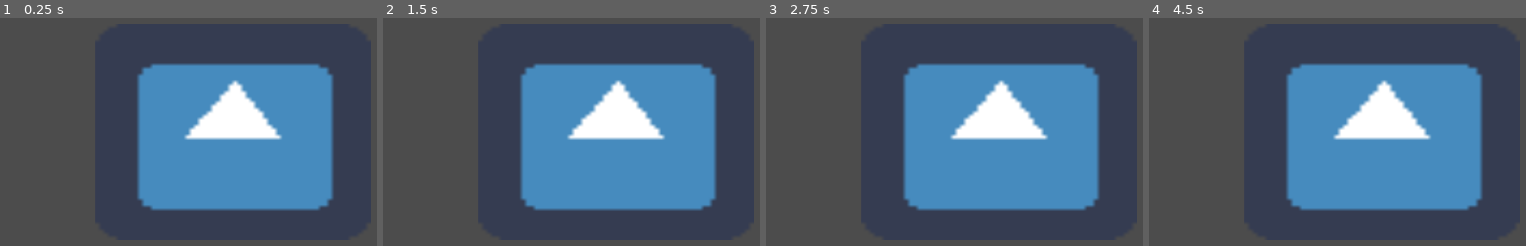
Above: before the commit, frames 1-4 (left to right).
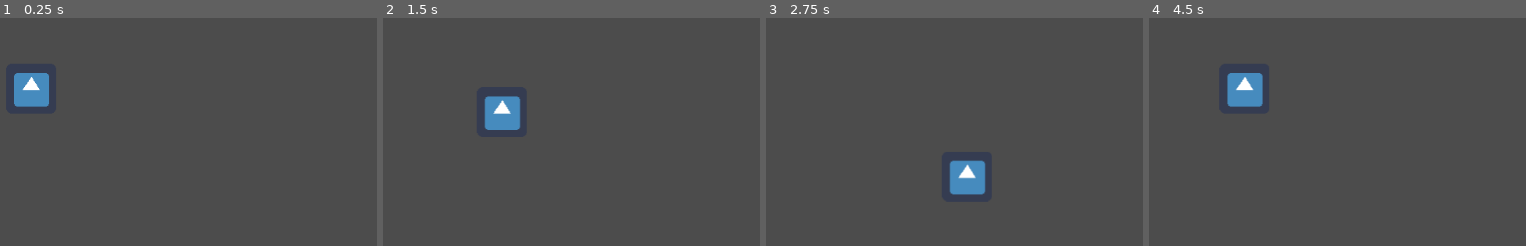
Above: after the commit, the same moments.

Repository: boxnet-media/boxnetjam
Game: Godot game, scene res://default.tscn
Same seed, same stepped clock (60 frames per second), same inputs: the game is played once before the commit and once after it. The engine's default icon, where the game draws it, is replaced by a stand-in: a white triangle on a blue panel in a dark square.
Inputs:
- Up to frame 1 (0.25 s): no input
- Up to frame 2 (1.5 s): tap Enter at 0.5 s; hold Right (ui_right) 0.53-1.28 s; hold Down (ui_down) from 1.28 s (still down)
- Up to frame 3 (2.75 s): release Down (ui_down) at 2.03 s; hold Right (ui_right) from 2.03 s (still down)
- Up to frame 4 (4.5 s): release Right (ui_right) at 2.78 s; hold Up (ui_up) 2.78-3.53 s; hold Left (ui_left) from 3.53 s (still down)

The runs differ from the first frame. In frame 1, 35% of the frame differs, in the area x 3-89%, y 19-85%; in frame 2, 35%; in frame 3, 32%; in frame 4, 35%, in the area x 20-89%, y 19-85%.

Commit message:
Input + Movement
Created Character Control Script

detects input of w,a,s,d and moves it in its respected direction with an exported speed variable for easy editing - using test kinematicbody2d to test script

Diff:
--- /dev/null
+++ b/Scripts/character_control.gd
@@ -0,0 +1,33 @@
+extends KinematicBody2D
+
+
+export var speed = 10
+
+var velocity = Vector2()
+
+func input():
+	# Detect Input
+	velocity = Vector2()
+
+	if Input.is_action_pressed("ui_left"):
+		velocity.x -= 1
+		#print("left")
+	if Input.is_action_pressed("ui_right"):
+		velocity.x += 1
+		#print("right")
+	if Input.is_action_pressed("ui_up"):
+		velocity.y -= 1
+		#print("up")
+	if Input.is_action_pressed("ui_down"):
+		velocity.y += 1
+		#print("down")
+
+	velocity = velocity.normalized() * speed
+
+
+func _physics_process(delta):
+
+	input()
+	move_and_collide(velocity * delta)
+
+	pass # Replace with function body.
--- a/default.tscn
+++ b/default.tscn
@@ -1,7 +1,10 @@
-[gd_scene load_steps=3 format=2]
+[gd_scene load_steps=4 format=2]
 
 [ext_resource path="res://icon.png" type="Texture" id=1]
-[ext_resource path="res://Scripts/Test/alex.gd" type="Script" id=2]
+[ext_resource path="res://Scripts/character_control.gd" type="Script" id=2]
+
+[sub_resource type="RectangleShape2D" id=1]
+extents = Vector2( 31.8966, 31.616 )
 
 [node name="Control" type="Control"]
 anchor_right = 1.0
@@ -14,8 +17,14 @@
 "_edit_use_anchors_": false
 }
 
-[node name="icon" type="Sprite" parent="."]
-position = Vector2( 508.5, 305.5 )
-scale = Vector2( 5.51563, 4.32813 )
+[node name="Test" type="KinematicBody2D" parent="."]
+position = Vector2( 250, 250 )
+script = ExtResource( 2 )
+speed = 150
+
+[node name="Sprite" type="Sprite" parent="Test"]
 texture = ExtResource( 1 )
-script = ExtResource( 2 )
+
+[node name="CollisionShape2D" type="CollisionShape2D" parent="Test"]
+position = Vector2( -0.166718, -0.425034 )
+shape = SubResource( 1 )
--- a/project.godot
+++ b/project.godot
@@ -14,6 +14,37 @@
 run/main_scene="res://default.tscn"
 config/icon="res://icon.png"
 
+[input]
+
+ui_left={
+"deadzone": 0.5,
+"events": [ Object(InputEventKey,"resource_local_to_scene":false,"resource_name":"","device":0,"alt":false,"shift":false,"control":false,"meta":false,"command":false,"pressed":false,"scancode":16777231,"physical_scancode":0,"unicode":0,"echo":false,"script":null)
+, Object(InputEventJoypadButton,"resource_local_to_scene":false,"resource_name":"","device":0,"button_index":14,"pressure":0.0,"pressed":false,"script":null)
+, Object(InputEventKey,"resource_local_to_scene":false,"resource_name":"","device":0,"alt":false,"shift":false,"control":false,"meta":false,"command":false,"pressed":false,"scancode":65,"physical_scancode":0,"unicode":0,"echo":false,"script":null)
+ ]
+}
+ui_right={
+"deadzone": 0.5,
+"events": [ Object(InputEventKey,"resource_local_to_scene":false,"resource_name":"","device":0,"alt":false,"shift":false,"control":false,"meta":false,"command":false,"pressed":false,"scancode":16777233,"physical_scancode":0,"unicode":0,"echo":false,"script":null)
+, Object(InputEventJoypadButton,"resource_local_to_scene":false,"resource_name":"","device":0,"button_index":15,"pressure":0.0,"pressed":false,"script":null)
+, Object(InputEventKey,"resource_local_to_scene":false,"resource_name":"","device":0,"alt":false,"shift":false,"control":false,"meta":false,"command":false,"pressed":false,"scancode":68,"physical_scancode":0,"unicode":0,"echo":false,"script":null)
+ ]
+}
+ui_up={
+"deadzone": 0.5,
+"events": [ Object(InputEventKey,"resource_local_to_scene":false,"resource_name":"","device":0,"alt":false,"shift":false,"control":false,"meta":false,"command":false,"pressed":false,"scancode":16777232,"physical_scancode":0,"unicode":0,"echo":false,"script":null)
+, Object(InputEventJoypadButton,"resource_local_to_scene":false,"resource_name":"","device":0,"button_index":12,"pressure":0.0,"pressed":false,"script":null)
+, Object(InputEventKey,"resource_local_to_scene":false,"resource_name":"","device":0,"alt":false,"shift":false,"control":false,"meta":false,"command":false,"pressed":false,"scancode":87,"physical_scancode":0,"unicode":0,"echo":false,"script":null)
+ ]
+}
+ui_down={
+"deadzone": 0.5,
+"events": [ Object(InputEventKey,"resource_local_to_scene":false,"resource_name":"","device":0,"alt":false,"shift":false,"control":false,"meta":false,"command":false,"pressed":false,"scancode":16777234,"physical_scancode":0,"unicode":0,"echo":false,"script":null)
+, Object(InputEventJoypadButton,"resource_local_to_scene":false,"resource_name":"","device":0,"button_index":13,"pressure":0.0,"pressed":false,"script":null)
+, Object(InputEventKey,"resource_local_to_scene":false,"resource_name":"","device":0,"alt":false,"shift":false,"control":false,"meta":false,"command":false,"pressed":false,"scancode":83,"physical_scancode":0,"unicode":0,"echo":false,"script":null)
+ ]
+}
+
 [physics]
 
 common/enable_pause_aware_picking=true
